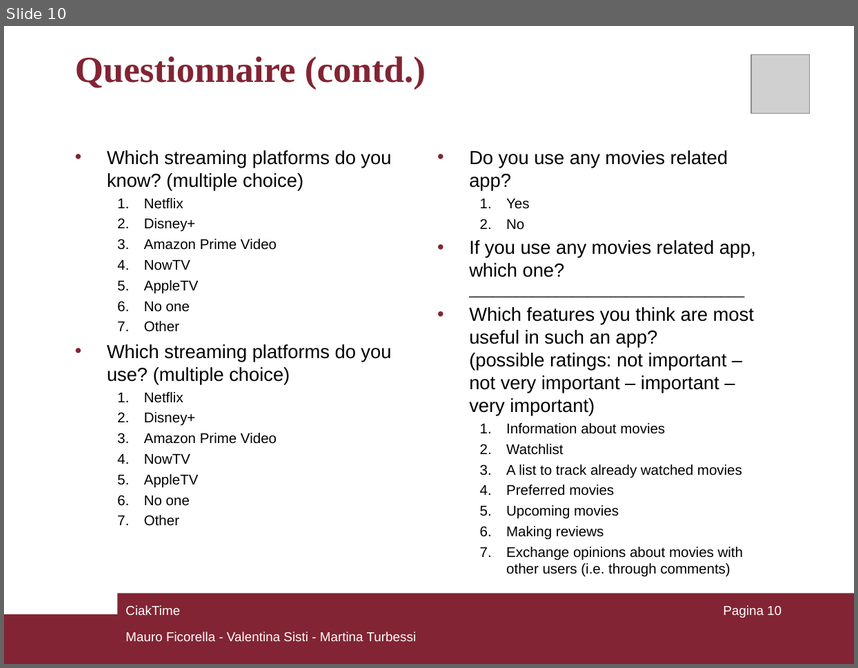
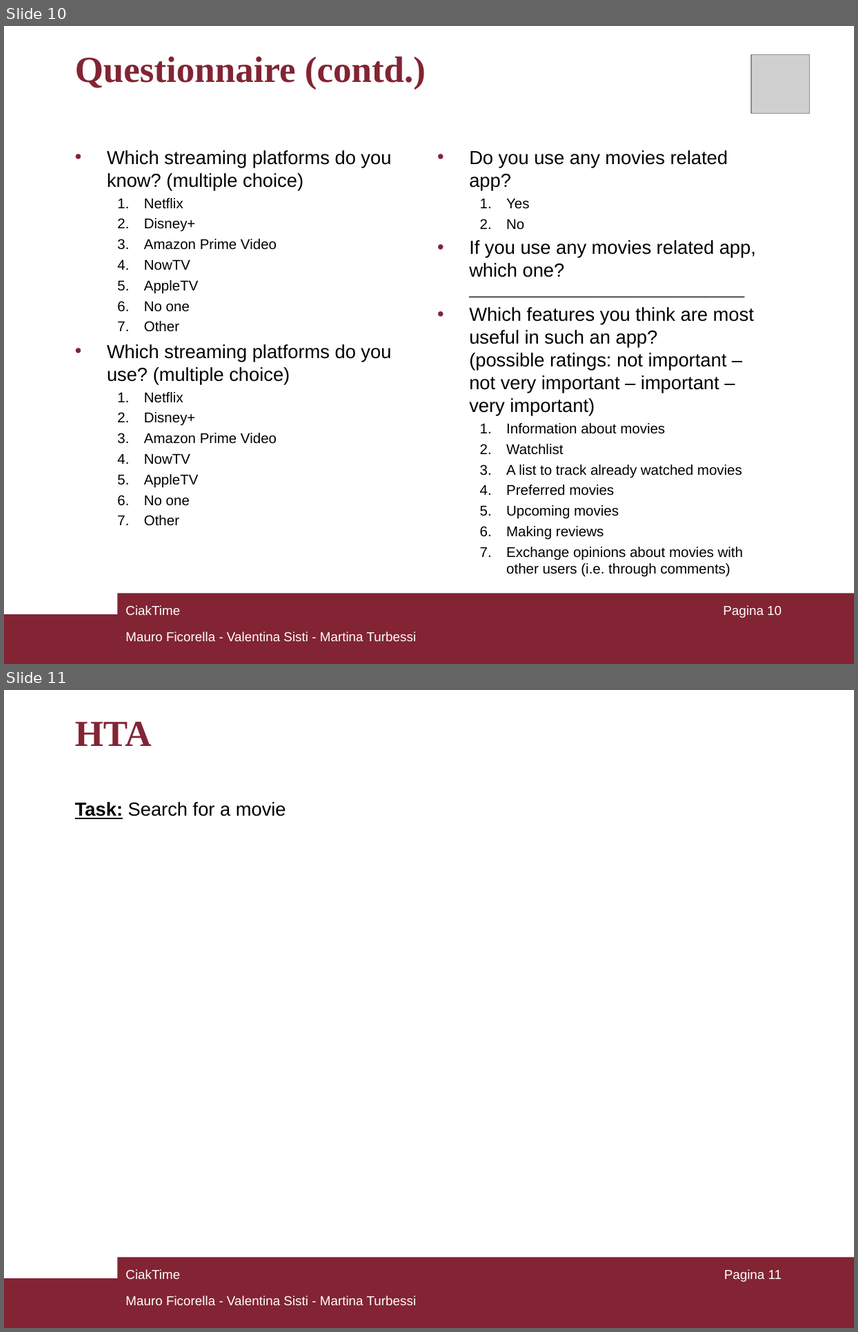
Before and after one commit to mauroficorella/Human-Computer-Interaction, a slide deck: Documentazione/CiakTime_HCI.ppt. Shown one above the other, each under a label of ours: slide 10 before the commit, slides 10 and 11 after it. The pictures are 858x668 and 858x1332 pixels, drawn with LibreOffice and Linux fonts; fonts in the diff are those of the drawing; grey boxes stand for pictures. Boxes give left, top, right and bottom in pixels: in the first picture for what was removed or moved away, otherwise in the second. Text is boxed around its words. In the diff, an @@ line names an element or a change of style, - is before the commit and + after.

```diff
--- a/Documentazione/CiakTime_HCI.ppt
+++ b/Documentazione/CiakTime_HCI.ppt
@@ slide 11 added at bbox=[4, 690, 854, 1328], background #FFFFFF; not listed: 2 template elements that a slide beside it also shows @@
@@ text added at bbox=[75, 722, 152, 746], 31 pt, text #822433, bold @@
+HTA
@@ text added at bbox=[75, 802, 286, 819], 16 pt, text #000000 @@
+Task: Search for a movie
@@ text added at bbox=[125, 1269, 180, 1279], 11 pt, text #FFFFFF @@
+CiakTime
@@ page number added at bbox=[724, 1269, 782, 1281], 11 pt, text #FFFFFF @@
+Pagina 11
@@ text added at bbox=[125, 1295, 417, 1305], 11 pt, text #FFFFFF @@
+Mauro Ficorella - Valentina Sisti - Martina Turbessi
```
Also in this commit, not shown: 1 other slide added, 1 other file.
